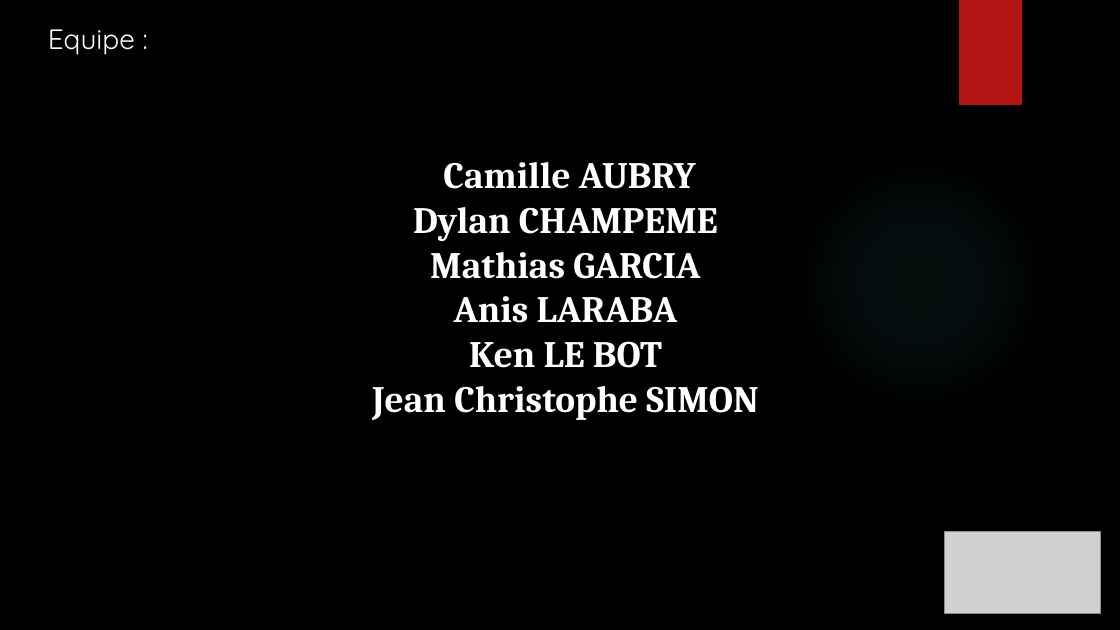
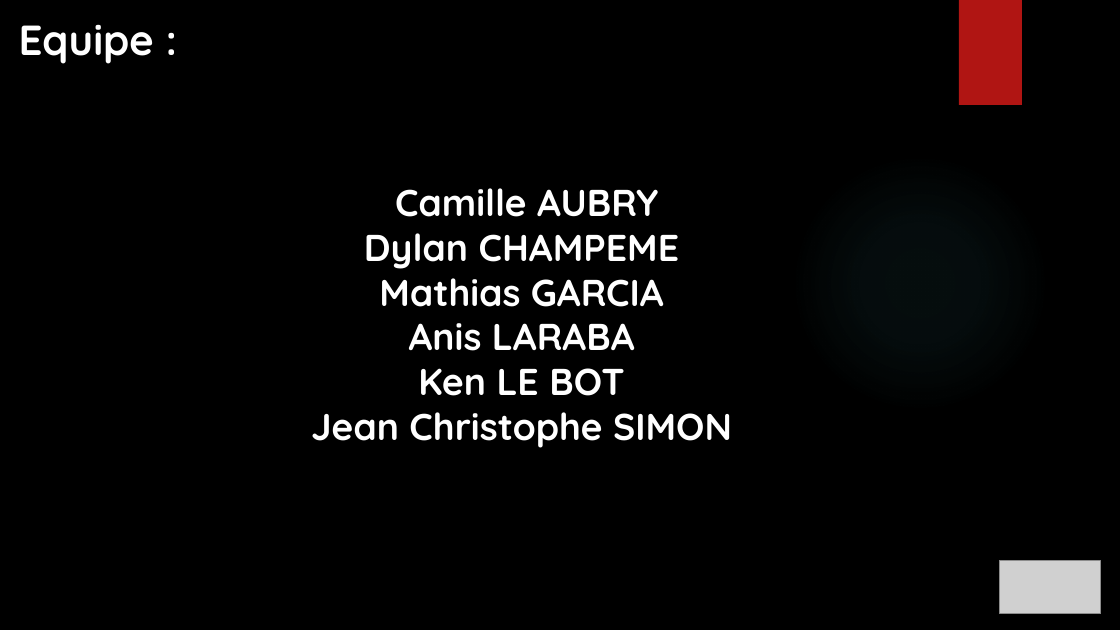
Before and after one commit to ChampemeDylan/UPOP, a slide deck: slide 2 of Présentation UPOP.pptx. Drawn at 1120x630 pixels with LibreOffice and Linux fonts; fonts in the diff are those of the drawing; grey boxes stand for pictures; background and template pictures are left out. Boxes give left, top, right and bottom in pixels: in the first picture for what was removed or moved away, otherwise in the second. Text is boxed around its words. In the diff, an @@ line names an element or a change of style, - is before the commit and + after.

Commit message:
Camille - Diaporama
DIAPO OK - Manque TEST UNITAIRE JC ET MATHIAS

```diff
--- a/Présentation UPOP.pptx
+++ b/Présentation UPOP.pptx
@@ text "Equipe :" at (19, 24, 154, 64): size 24 to 36 pt, bold on @@
@@ text "Camille AUBRY": place and size @@
-text "Camille AUBRY" at (372, 162, 758, 420)
+text "Camille AUBRY" at (311, 188, 732, 448)
@@ text "Camille AUBRY" at (311, 188, 732, 448): font Cambria to Quicksand @@
@@ picture: place and size @@
-picture at (945, 532, 1102, 614)
+picture at (1000, 560, 1101, 613)
```
Also in this commit, not shown: 13 other slides changed, 14 slides added, 5 slides removed, 1 other file.
